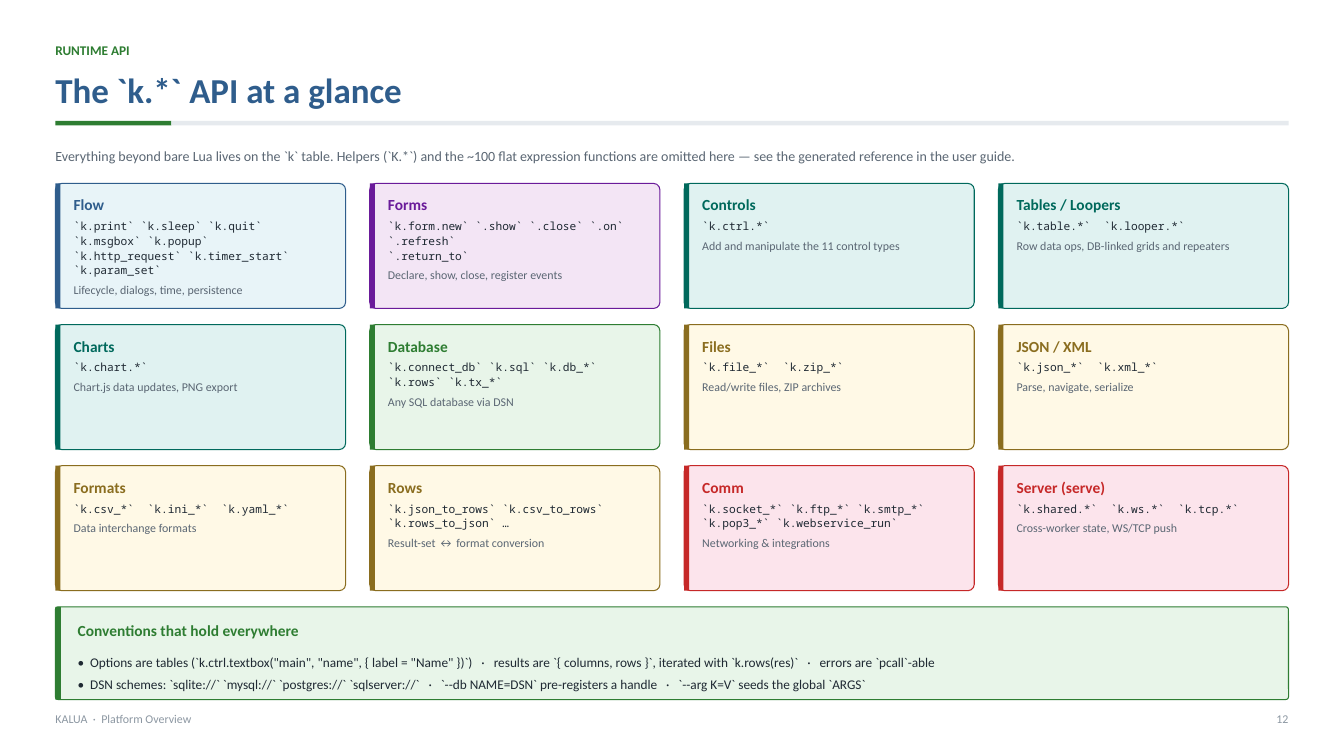
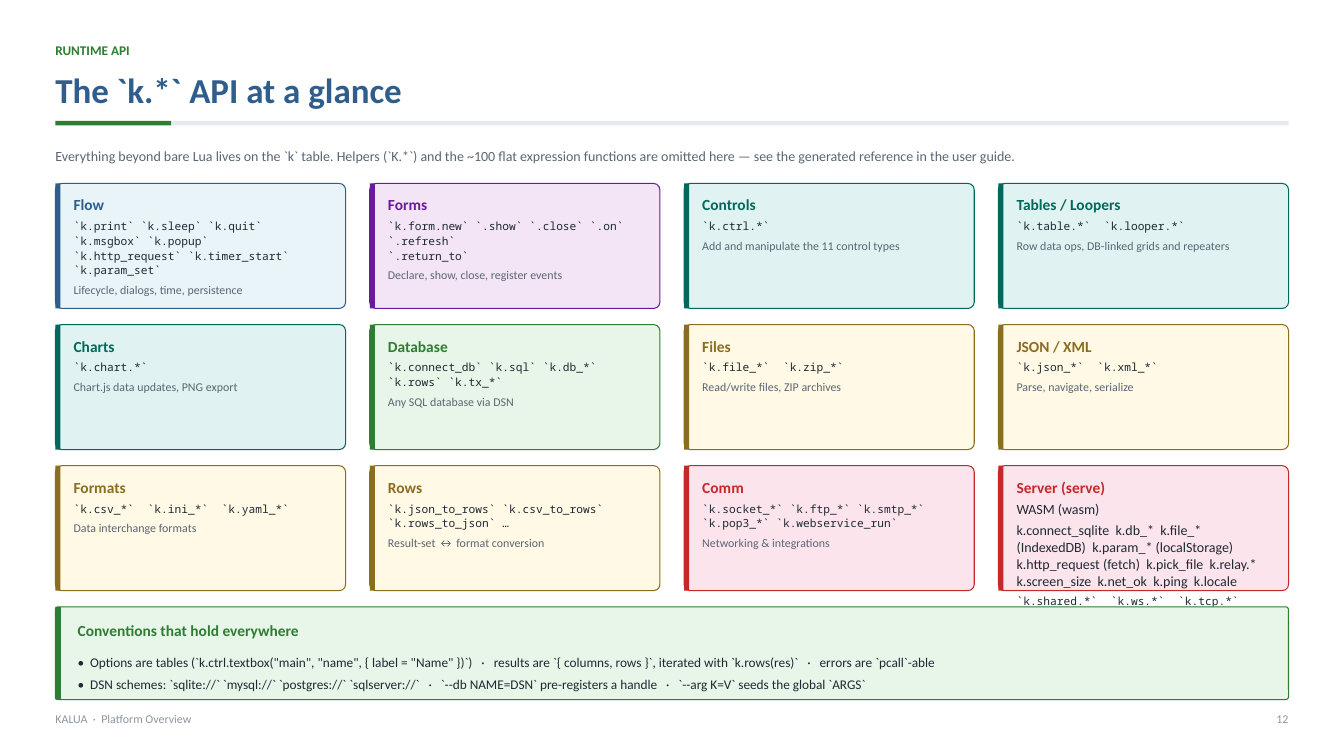
Before and after one commit to MichalHerstus/kalua, a slide deck: slide 12 of docs/kalua-platform-overview.pptx. Drawn at 1344x756 pixels with LibreOffice and Linux fonts; fonts in the diff are those of the drawing. Boxes give left, top, right and bottom in pixels: in the first picture for what was removed or moved away, otherwise in the second. Text is boxed around its words. In the diff, an @@ line names an element or a change of style, - is before the commit and + after.

Commit message:
docs: update platform overview PPTX with WASM mode
- Slide 1: 'One binary, five surfaces' (was four); CLI now lists wasm-bundle/relay
- Slide 2: Added browser-native WASM bullet with wa-sqlite and relay
- Slide 3: 'Three run modes, one runtime'; added wasm to architecture
- Slide 4: Added wasm-bundle and relay commands with descriptions
- Slide 12: Added WASM API section with k.connect_sqlite, k.db_*, IndexedDB, localStorage, fetch, relay, etc.

```diff
--- a/docs/kalua-platform-overview.pptx
+++ b/docs/kalua-platform-overview.pptx
@@ text at (1017,504,1257,589): paragraphs added @@
+WASM (wasm)
+k.connect_sqlite k.db_* k.file_* (IndexedDB) k.param_* (localStorage) k.http_request (fetch) k.pick_file k.relay.* k.screen_size k.net_ok k.ping k.locale
```
Also in this commit, not shown: 3 other slides changed.
